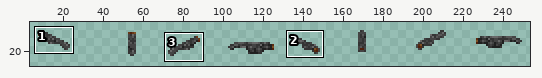
One commit to this sprite sheet: Resources/AwesomeGuns/Weapons/HEAVY_CANNON/Handobs.gif. Above, an overview of the earlier version with the close-up marked.
Close-up. Before the commit:
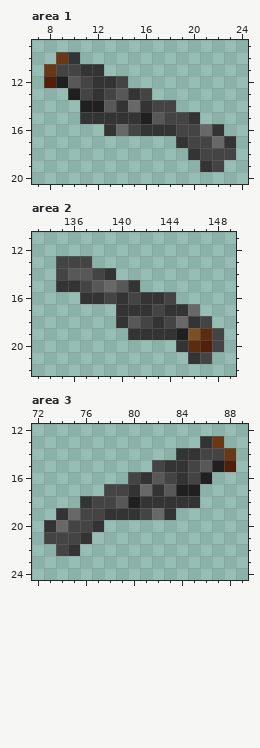
The file is 256x40 pixels. Shown: area 1: x 7..24, y 9..20; area 2: x 133..149, y 11..22; area 3: x 72..89, y 12..24. The wide view leaves out empty margins. The commit also changed other parts of the picture, which this record leaves out.
New version:
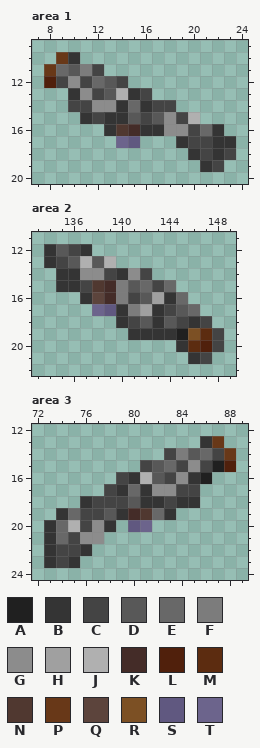
Palette (. is transparent): A #202020  B #343434  C #444444  D #585858  E #686868  F #7c7c7c  G #8c8c8c  H #a0a0a0  J #b0b0b0  K #442c28  L #50200c  M #5c2c10  N #503830  P #683818  Q #5c443c  R #7c5024  S #605880  T #6c648c
Difference:
--- area 1
@@ x 7..24 @@
 10 ..PB..............
-11 .PCCBB............
-12 .LADCBBC..........
-13 ...ACBCDBC........
-14 ....AADBEBCC......
-15 ....BBBBBADCCB....
-16 ......BECBBBCCEB..
-17 ............BCCEB.
-18 .............BCCC.
+11 .PEDFC............
+12 .LCGCEDC..........
+13 ...BGCDJBC........
+14 ...CCGGBEBCC......
+15 ....BCBBDCDGCJ....
+16 ......BNKBBGGCEB..
+17 .......TS...BCCBB.
+18 .............BCBC.
 19 ..............BC..
--- area 2
@@ x 133..149 @@
 11 .................
-12 .................
-13 ..CCC............
-14 ..CDDCB..........
-15 ..BBCDEDB........
-16 ....BBCBCBBC.....
-17 .......BBBCBBE...
-18 .......BDCBCEBC..
+12 .BDCB............
+13 .BCDJDJ..........
+14 ..BBGGCBGC.......
+15 ..BBCNKFDECE.....
+16 ....BQKFCDHBE....
+17 .....TSBFHBCDE...
+18 .......BCDBDCBC..
 19 ........BBBBARMC.
--- area 3
@@ x 72..89 @@
 13 ..............BP..
-14 ............BBCCP.
-15 ..........CBBCDAL.
-16 ........CBDCBCA...
-17 ......CCBEBDAA....
-18 ....BCCDABBBBB....
-19 ..BECCBBBCEB......
-20 .BECCB............
-21 .CCCB.............
-22 ..CB..............
-23 ..................
+14 ...........CFDECP.
+15 .........CDECGCAL.
+16 .......CBJDCGBA...
+17 ......CBEBGGCC....
+18 ....BCCCDBBCBB....
+19 ..BECCDBKNEB......
+20 .BEJCGB.ST........
+21 .BECGG............
+22 .BCCB.............
+23 .BCB..............
 24 ..................
Boxes around the changes in both close-ups, in picture pixels (x1, y1, x2, y2):
changed: (56, 64, 224, 160)
changed: (44, 244, 188, 328)
changed: (44, 448, 212, 568)
